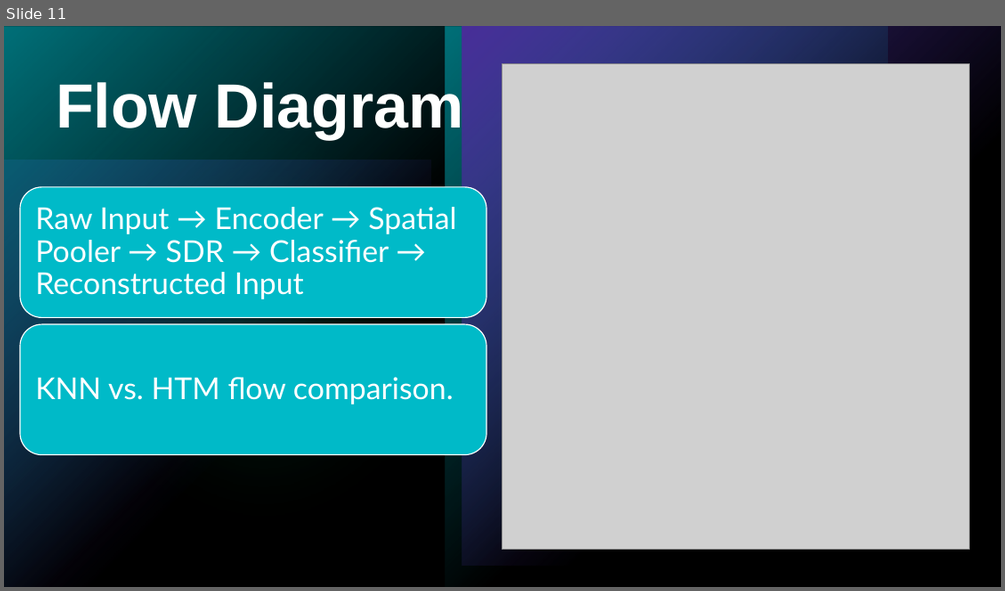
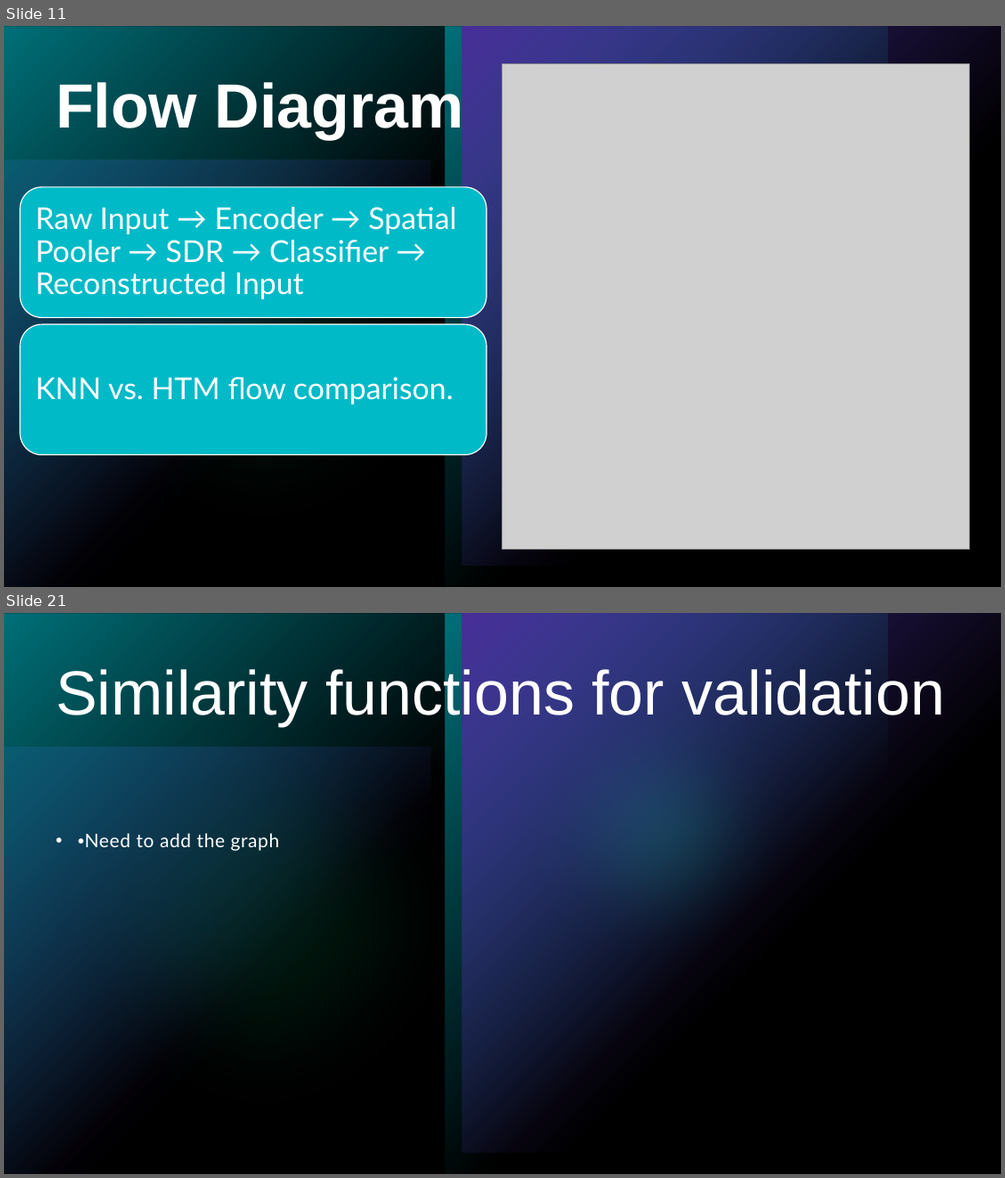
Before and after one commit to prnshubn/neocortexapi-team-untitled, a slide deck: source/Documentation_Team_Untitled/Team_Untitled_Presentation.pptx. Shown one above the other, each under a label of ours: slide 11 before the commit, slides 11 and 21 after it; the slides between them are not shown. The pictures are 1005x591 and 1005x1178 pixels, drawn with LibreOffice and Linux fonts; fonts in the diff are those of the drawing; grey boxes stand for pictures. Boxes give left, top, right and bottom in pixels: in the first picture for what was removed or moved away, otherwise in the second. Text is boxed around its words. In the diff, an @@ line names an element or a change of style, - is before the commit and + after.

Commit message:
Added Visualization Techniques, Permanence values, similarity check,Classifier performance, Challenges in PPT

```diff
--- a/source/Documentation_Team_Untitled/Team_Untitled_Presentation.pptx
+++ b/source/Documentation_Team_Untitled/Team_Untitled_Presentation.pptx
@@ slide 21 added at box(4, 613, 1001, 1174), background #000000; not listed: 7 template elements that a slide beside it also shows @@
@@ title added at box(56, 665, 946, 726), 60 pt, text #FFFFFF @@
+Similarity functions for validation
@@ text added at box(78, 833, 280, 851), 18 pt, text #FFFFFF @@
+• •Need to add the graph
```
Also in this commit, not shown: 9 slides changed, 12 other slides added.
